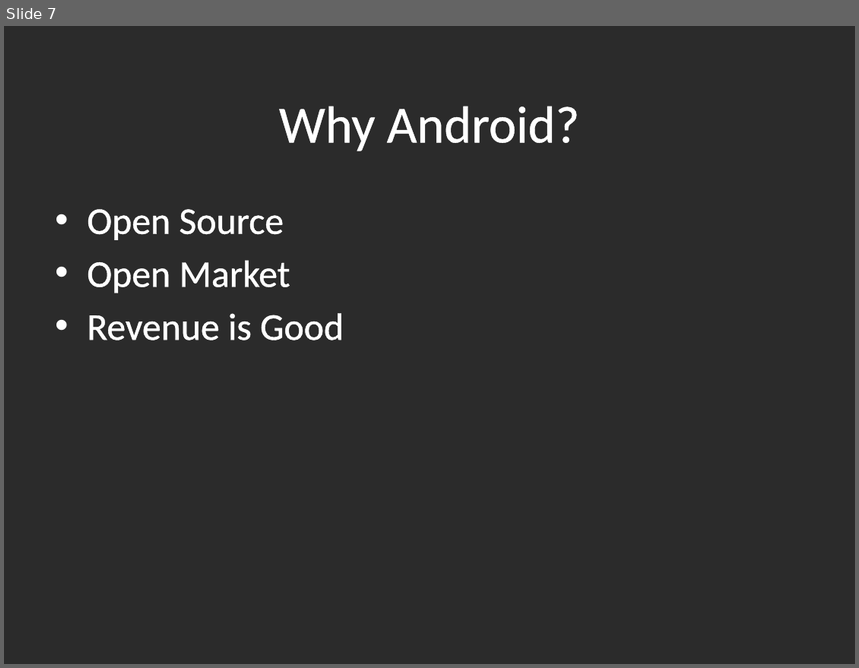
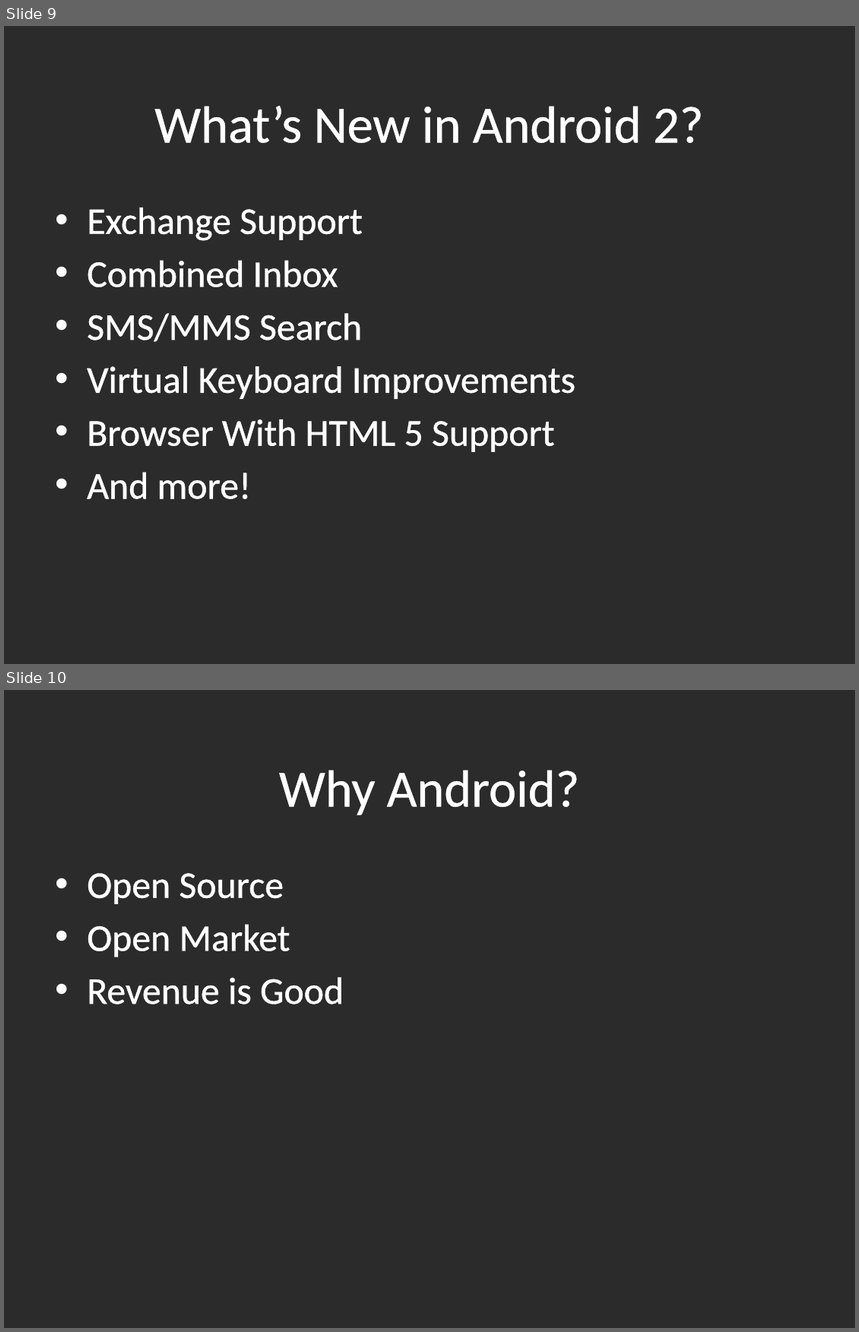
Before and after one commit to drwelden/Android-Presentation, a slide deck: Developing With Android.pptx. Shown one above the other, each under a label of ours: slide 7 before the commit, slides 9 and 10 after it. The pictures are 859x668 and 859x1332 pixels, drawn with LibreOffice and Linux fonts; fonts in the diff are those of the drawing; background and template pictures are left out; a plain dark background stands for a picture behind light text. Boxes give left, top, right and bottom in pixels: in the first picture for what was removed or moved away, otherwise in the second. Text is boxed around its words. In the diff, an @@ line names an element or a change of style, - is before the commit and + after.

```diff
--- a/Developing With Android.pptx
+++ b/Developing With Android.pptx
@@ slide 9 added at box(4, 26, 855, 664), background picture (left out) @@
@@ title added at box(154, 106, 703, 143), 44 pt, text #FFFFFF @@
+What’s New in Android 2?
@@ text added at box(87, 208, 576, 499), 32 pt, text #FFFFFF @@
+• Exchange Support
+• Combined Inbox
+• SMS/MMS Search
+• Virtual Keyboard Improvements
+• Browser With HTML 5 Support
+• And more!
@@ what was slide 7 is now slide 10 @@
```
Also in this commit, not shown: 3 slides changed, 7 other slides added.
